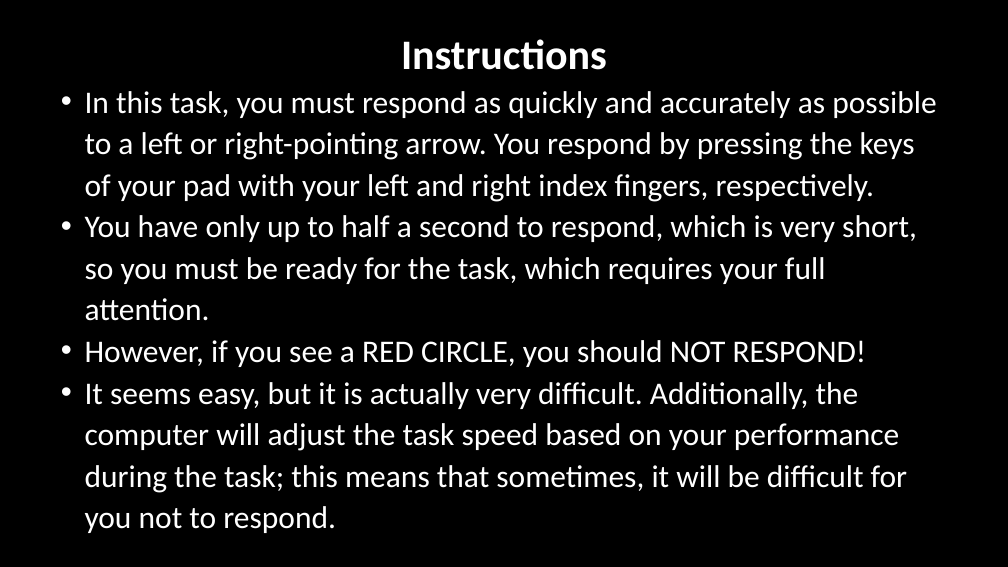
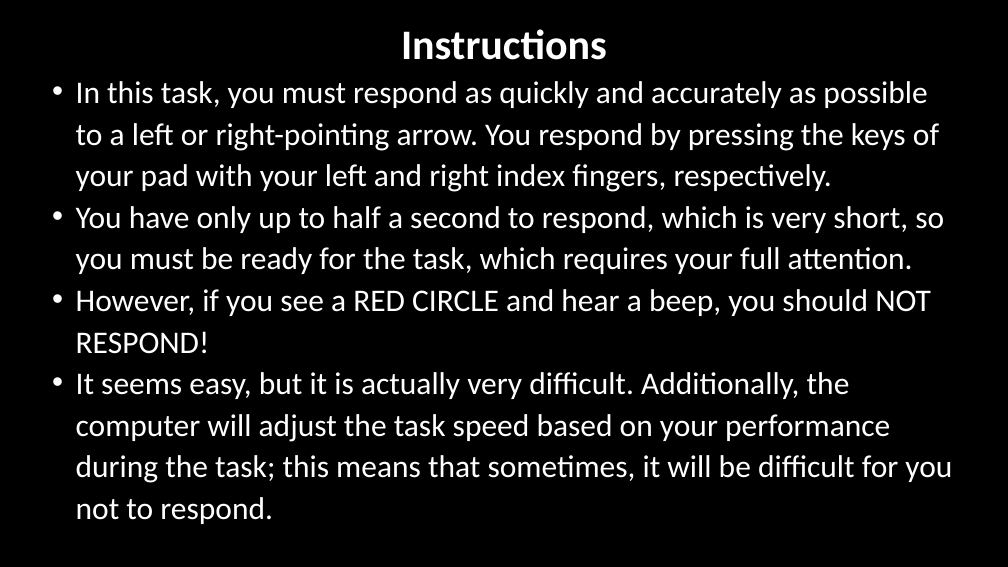
Before and after one commit to DMN1014/Protocols, a slide deck: slide 7 of cogni.sst.audtask/StopSignalImages.pptx. Drawn at 1008x567 pixels with LibreOffice and Linux fonts; fonts in the diff are those of the drawing. Boxes give left, top, right and bottom in pixels: in the first picture for what was removed or moved away, otherwise in the second. Text is boxed around its words. In the diff, an @@ line names an element or a change of style, - is before the commit and + after.

Commit message:
Redid slides to fit with current protocol

```diff
--- a/cogni.sst.audtask/StopSignalImages.pptx
+++ b/cogni.sst.audtask/StopSignalImages.pptx
@@ text "Instructions": place and size @@
-text "Instructions" at [85, 39, 936, 533]
+text "Instructions" at [76, 29, 952, 524]
@@ text at [76, 289, 931, 354]: text changed @@
-• However, if you see a RED CIRCLE, you should NOT RESPOND!
+• However, if you see a RED CIRCLE and hear a beep, you should NOT RESPOND!
```
Also in this commit, not shown: 6 other files.
